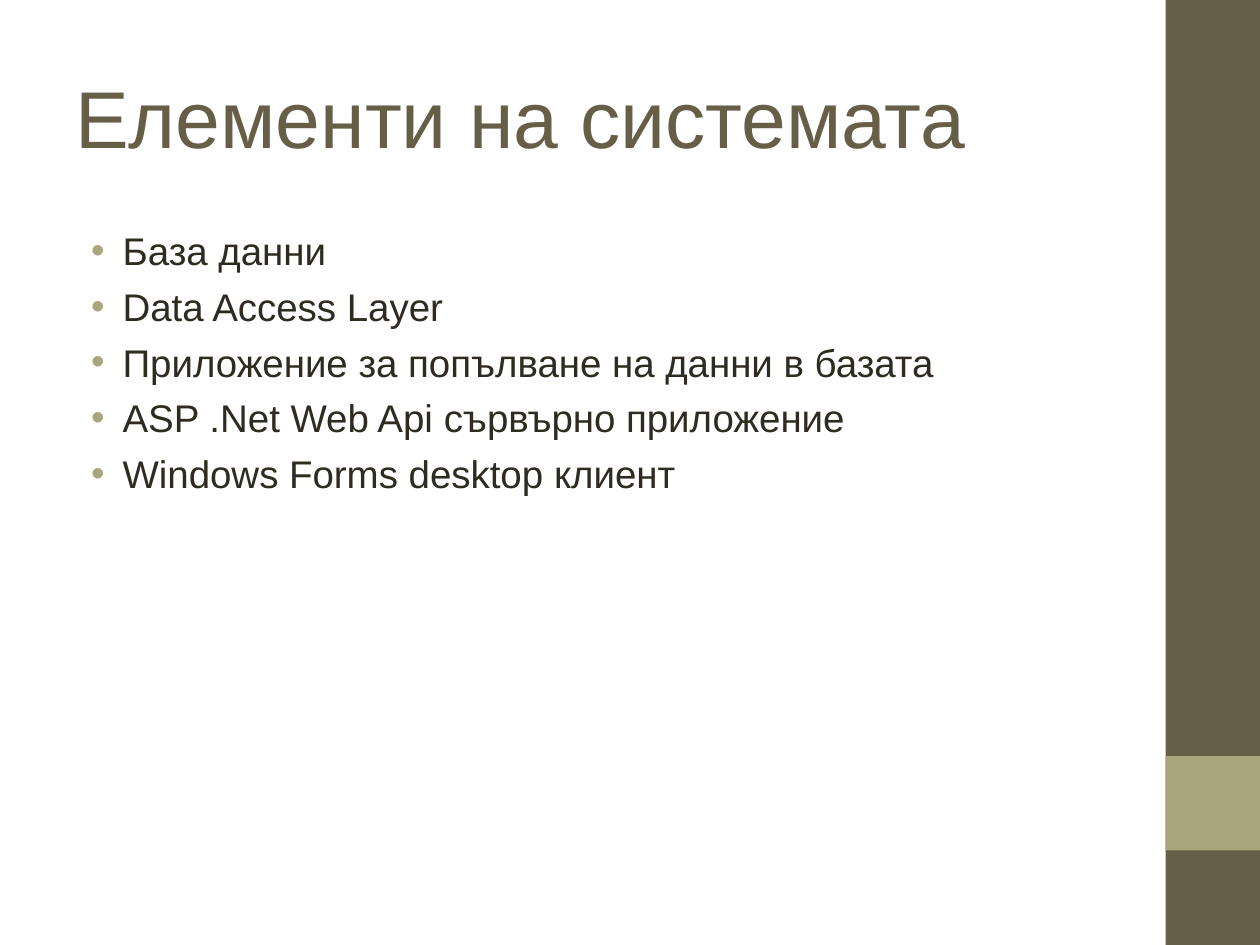
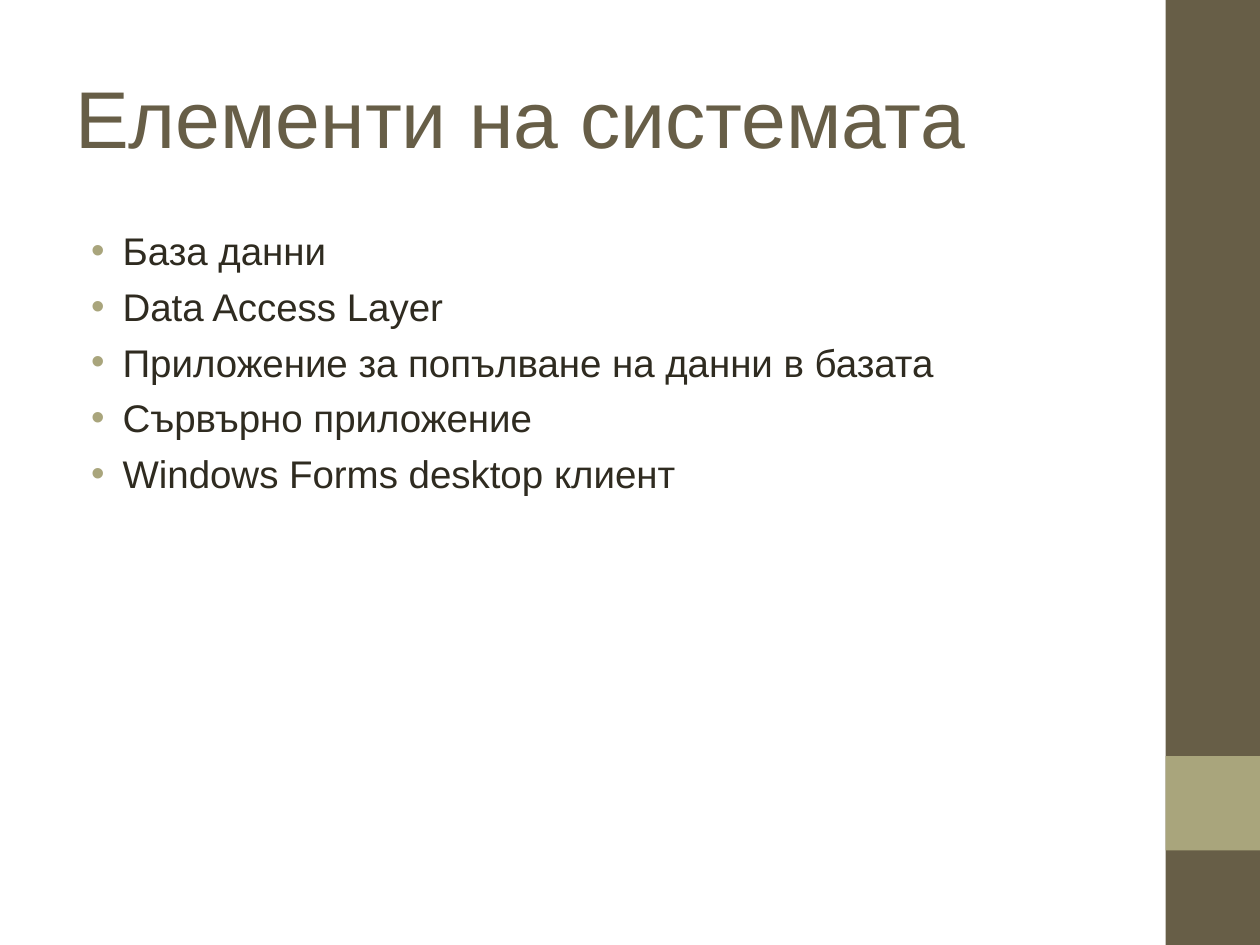
Before and after one commit to parbov/BSc_Dipl, a slide deck: slide 7 of documentation/presentation_Petko.ppt. Drawn at 1260x945 pixels with LibreOffice and Linux fonts; fonts in the diff are those of the drawing; background and template pictures are left out. Boxes give left, top, right and bottom in pixels: in the first picture for what was removed or moved away, otherwise in the second. Text is boxed around its words. In the diff, an @@ line names an element or a change of style, - is before the commit and + after.

Commit message:
changes in presentation

```diff
--- a/documentation/presentation_Petko.ppt
+++ b/documentation/presentation_Petko.ppt
@@ text at [123,405,531,440]: text changed @@
-• ASP .Net Web Api сървърно приложение
+• Сървърно приложение
```
Also in this commit, not shown: 5 other slides changed, 7 slides added, 5 slides removed.
